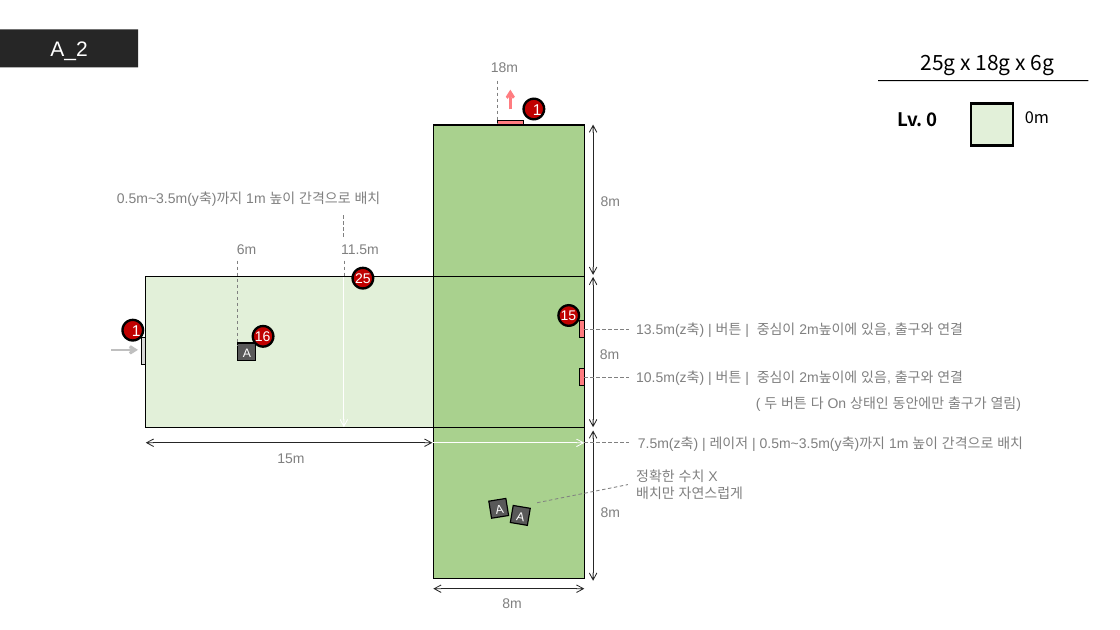
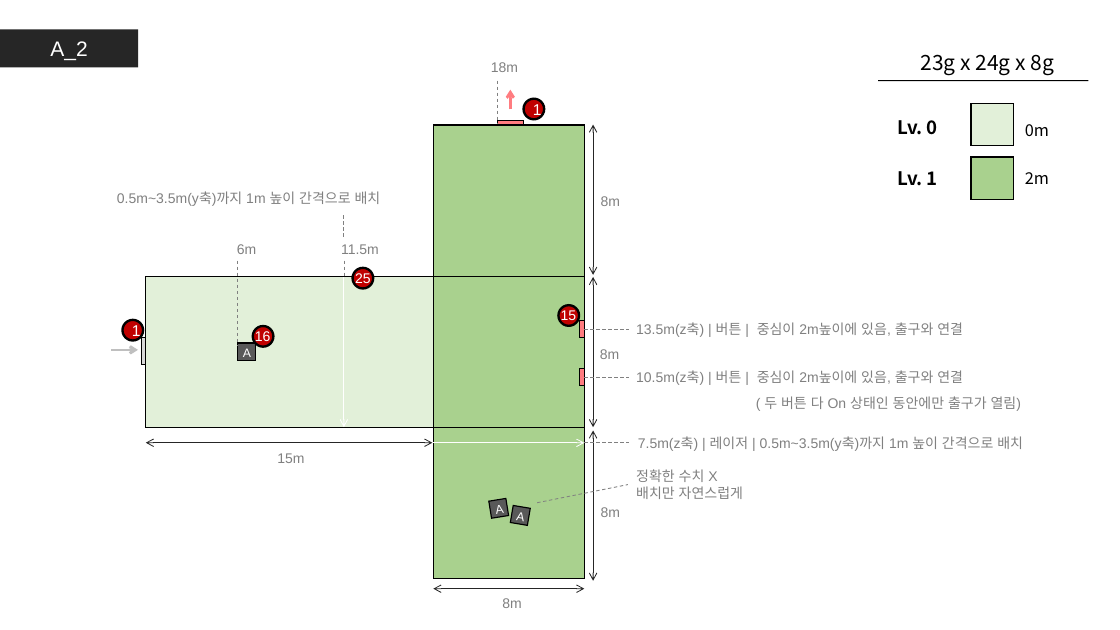
Before and after one commit to GGMGangsterHamster/GangsterHamster, a slide deck: slide 2 of Documents/AD_Stage.pptx. Drawn at 1120x630 pixels with LibreOffice and Linux fonts; fonts in the diff are those of the drawing. Boxes give left, top, right and bottom in pixels: in the first picture for what was removed or moved away, otherwise in the second. Text is boxed around its words. In the diff, an @@ line names an element or a change of style, - is before the commit and + after.

Commit message:
내용 쪼끔 빼먹어서 수정

```diff
--- a/Documents/AD_Stage.pptx
+++ b/Documents/AD_Stage.pptx
@@ text at [921, 54, 1054, 75]: text changed @@
-25g x 18g x 6g
+23g x 24g x 8g
@@ text "Lv. 0": place and size @@
-text "Lv. 0" at [897, 112, 938, 127]
+text "Lv. 0" at [897, 120, 938, 135]
@@ text "0m": place and size @@
-text "0m" at [1025, 111, 1049, 123]
+text "0m" at [1025, 124, 1049, 136]
@@ text added at [897, 171, 938, 185], 16 pt, text #000000, bold @@
+Lv. 1
@@ rectangle added at [971, 157, 1013, 199], fill #A9D18E, outline #000000 1 pt @@
@@ text added at [1025, 172, 1049, 184], 14 pt, text #000000 @@
+2m
```
